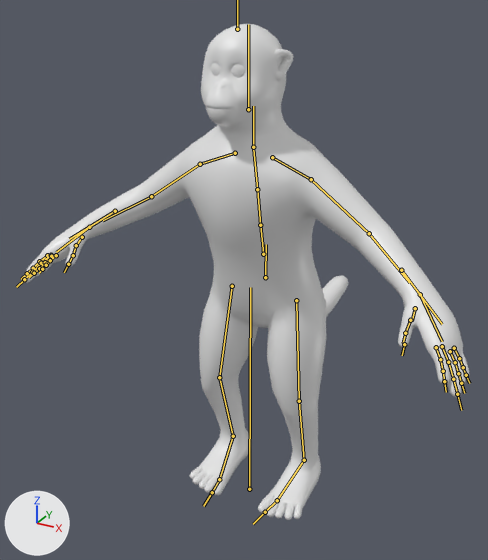
What one commit did to the FBX model MonkeyMadness/Assets/Art/Monkey/Dka/doodkopaapje.fbx.
Before and after are seen from a camera (50 mm lens) standing at (0.653, -1.218, 1.193) and looking at (-0.076, 0.106, 0.531). Lighting does not change. The marker at lower left points along +X, +Y and +Z. The bones that bend it are drawn over the model as lines.

Objects in the first picture: 'PlayerAap.001'.
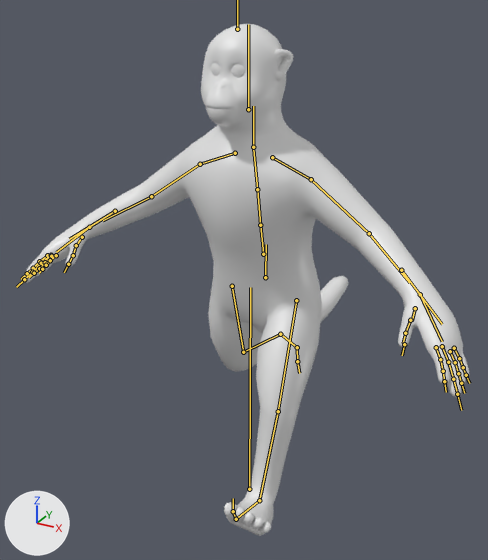
The newer file adds an action. The first version stands in its rest pose; the second is drawn at frame 9 of the action 'doodkopaapje|WalkSmonnkey'.

The change in detail:
Bone 'mixamorig:LeftUpLeg' (bone_mixamorig_leftupleg) turns from (0, 0, 0) to (30, -12, -5) degrees about its own x, y and z.
Bone 'mixamorig:LeftLeg' (bone_mixamorig_leftleg) turns from (0, 0, 0) to (-1, 0, 0) degrees about its own x, y and z.
Bone 'mixamorig:LeftFoot' (bone_mixamorig_leftfoot) turns from (0, 0, 0) to (19, -1, 3) degrees about its own x, y and z.
Bone 'mixamorig:LeftToeBase' (bone_mixamorig_lefttoebase) turns from (0, 0, 0) to (13, 0, 1) degrees about its own x, y and z.
Bone 'mixamorig:RightUpLeg' (bone_mixamorig_rightupleg) turns from (0, 0, 0) to (-27, 9, -4) degrees about its own x, y and z.
Bone 'mixamorig:RightLeg' (bone_mixamorig_rightleg) turns from (0, 0, 0) to (-36, -4, -11) degrees about its own x, y and z.
Bone 'mixamorig:RightFoot' (bone_mixamorig_rightfoot) turns from (0, 0, 0) to (-46, 1, 6) degrees about its own x, y and z.
Bone 'mixamorig:RightToeBase' (bone_mixamorig_righttoebase) turns from (0, 0, 0) to (15, -2, -5) degrees about its own x, y and z.

Location of each change, [x1, y1, x2, y2] in pixels of the pictures (488 x 560 px):
'PlayerAap.001', posed
    before: [23, 24, 469, 520]
    after: [23, 24, 469, 536]
bone 'mixamorig:LeftUpLeg', root to tip
    before: (296, 300) to (299, 401)
    after: (296, 300) to (278, 411)
bone 'mixamorig:LeftLeg', root to tip
    before: (299, 401) to (304, 460)
    after: (278, 411) to (259, 500)
bone 'mixamorig:LeftFoot', root to tip
    before: (304, 460) to (277, 500)
    after: (259, 500) to (236, 519)
bone 'mixamorig:LeftToeBase', root to tip
    before: (277, 500) to (265, 512)
    after: (236, 519) to (233, 511)
bone 'mixamorig:RightUpLeg', root to tip
    before: (232, 286) to (219, 377)
    after: (232, 286) to (243, 352)
bone 'mixamorig:RightLeg', root to tip
    before: (219, 377) to (233, 436)
    after: (243, 352) to (280, 334)
bone 'mixamorig:RightFoot', root to tip
    before: (233, 436) to (219, 479)
    after: (280, 334) to (297, 347)
bone 'mixamorig:RightToeBase', root to tip
    before: (219, 479) to (212, 492)
    after: (297, 347) to (297, 361)
